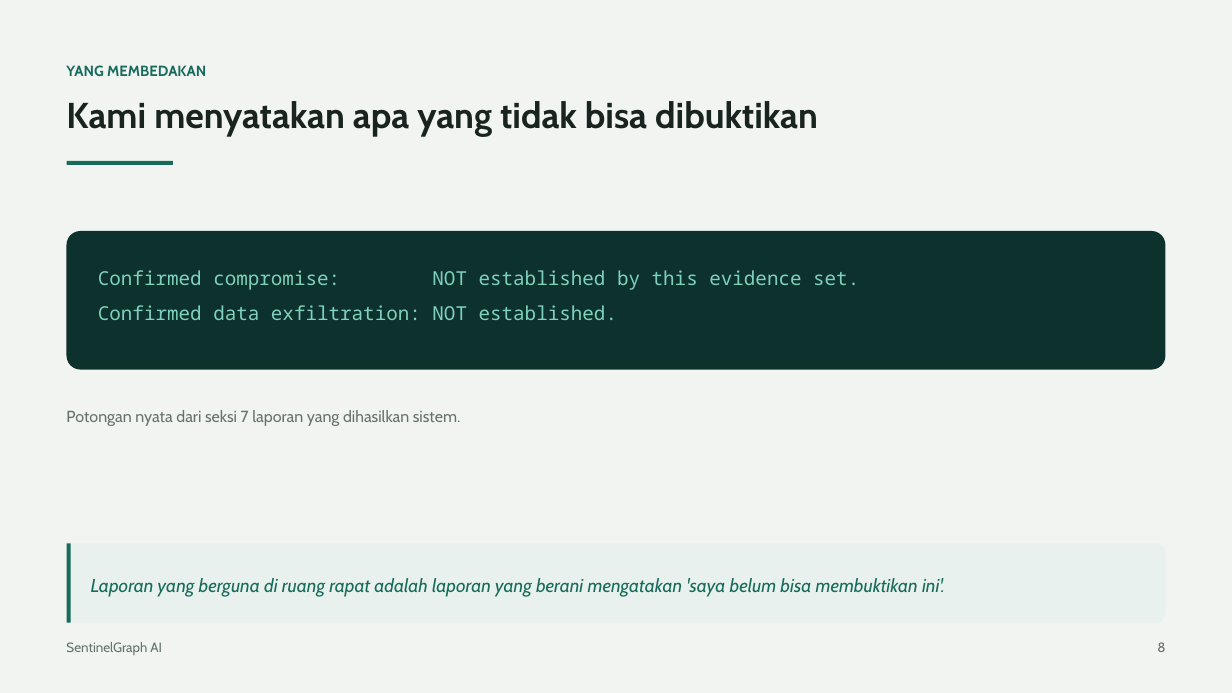
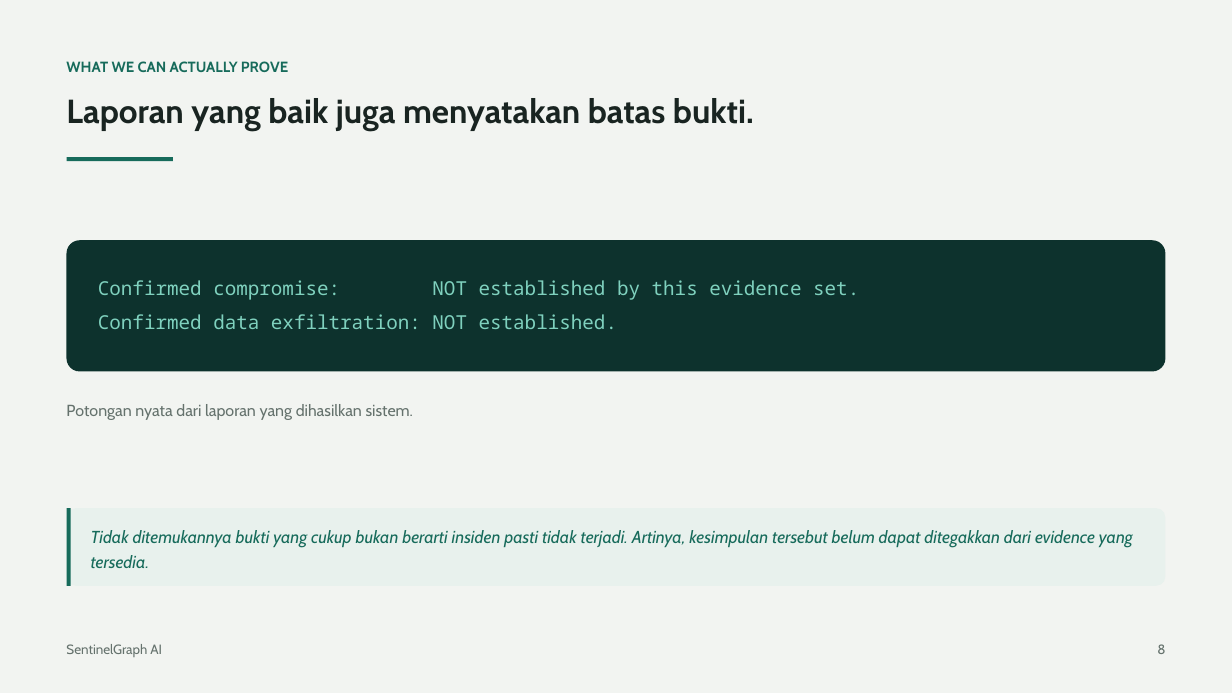
Before and after one commit to jackkd414-source/sentinel-graph-ai, a slide deck: slide 8 of docs/presentation/SentinelGraph-AI-slides.pptx. Drawn at 1232x693 pixels with LibreOffice and Linux fonts; fonts in the diff are those of the drawing. Boxes give left, top, right and bottom in pixels: in the first picture for what was removed or moved away, otherwise in the second. Text is boxed around its words. In the diff, an @@ line names an element or a change of style, - is before the commit and + after.

```diff
--- a/docs/presentation/SentinelGraph-AI-slides.pptx
+++ b/docs/presentation/SentinelGraph-AI-slides.pptx
@@ text at (x1=66, y1=61, x2=288, y2=72): text changed @@
-YANG MEMBEDAKAN
+WHAT WE CAN ACTUALLY PROVE
@@ text at (x1=66, y1=98, x2=754, y2=131): text changed; size 28 to 26 pt @@
-Kami menyatakan apa yang tidak bisa dibuktikan
+Laporan yang baik juga menyatakan batas bukti.
@@ rectangle moved from (x1=67, y1=161, x2=173, y2=165) to (x1=67, y1=157, x2=173, y2=161) @@
@@ rounded rectangle resized from (x1=67, y1=231, x2=1165, y2=370) to (x1=67, y1=240, x2=1165, y2=372) @@
@@ text "Confirmed compromise: NOT established by ..." moved from (x1=98, y1=270, x2=859, y2=320) to (x1=98, y1=280, x2=859, y2=329) @@
@@ text at (x1=66, y1=404, x2=413, y2=420): text changed @@
-Potongan nyata dari seksi 7 laporan yang dihasilkan sistem.
+Potongan nyata dari laporan yang dihasilkan sistem.
@@ rounded rectangle moved from (x1=67, y1=543, x2=1165, y2=623) to (x1=67, y1=508, x2=1165, y2=586) @@
@@ rectangle moved from (x1=67, y1=543, x2=70, y2=623) to (x1=67, y1=508, x2=70, y2=586) @@
@@ text at (x1=91, y1=530, x2=1133, y2=568): text changed; size 14.5 to 13.5 pt @@
-Laporan yang berguna di ruang rapat adalah laporan yang berani mengatakan 'saya belum bisa membuktikan ini'.
+Tidak ditemukannya bukti yang cukup bukan berarti insiden pasti tidak terjadi. Artinya, kesimpulan tersebut belum dapat ditegakkan dari evidence yang tersedia.
```
Also in this commit, not shown: 5 other slides changed, 4 slides added, 4 slides removed, 2 other files.
